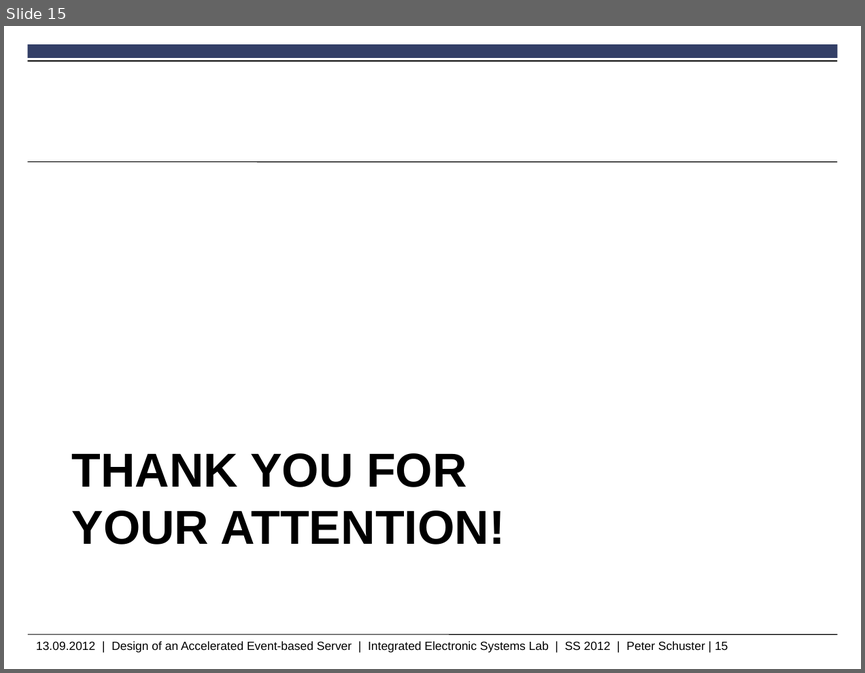
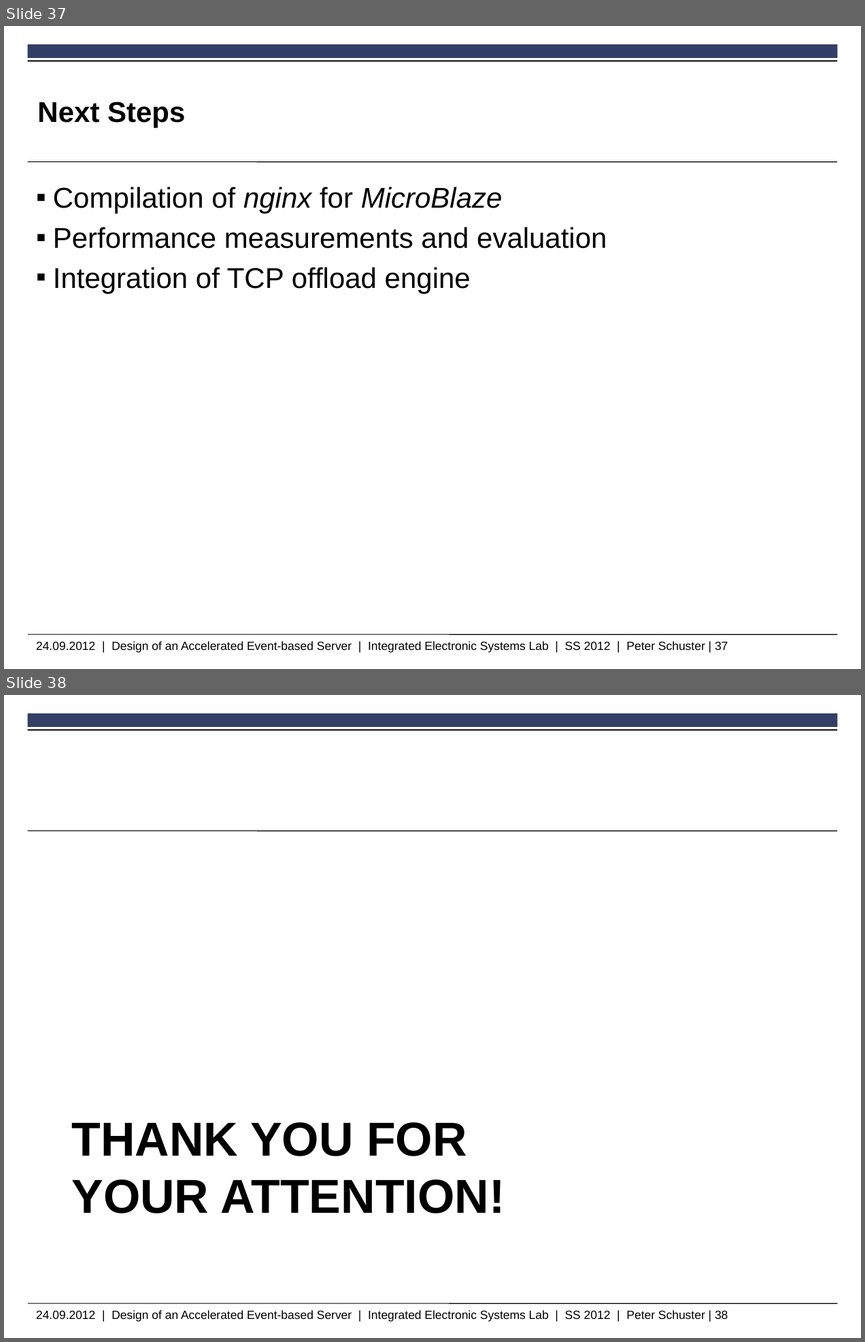
Before and after one commit to peschuster/ies-http-project, a slide deck: IesHttpProject.pptx. Shown one above the other, each under a label of ours: slide 15 before the commit, slides 37 and 38 after it. The pictures are 865x673 and 865x1342 pixels, drawn with LibreOffice and Linux fonts; fonts in the diff are those of the drawing; background and template pictures are left out. Boxes give left, top, right and bottom in pixels: in the first picture for what was removed or moved away, otherwise in the second. Text is boxed around its words. In the diff, an @@ line names an element or a change of style, - is before the commit and + after.

```diff
--- a/IesHttpProject.pptx
+++ b/IesHttpProject.pptx
@@ slide 37 added at [4,26,861,669], background #FFFFFF; not listed: 5 template elements that a slide beside it also shows @@
@@ title added at [37,101,185,128], 24 pt, text #000000, bold @@
+Next Steps
@@ text added at [53,186,606,293], 24 pt, text #000000 @@
+▪ Compilation of nginx for MicroBlaze
+▪ Performance measurements and evaluation
+▪ Integration of TCP offload engine
@@ what was slide 15 is now slide 38 @@
@@ text at [36,1310,728,1321]: text changed @@
-13.09.2012 | Design of an Accelerated Event-based Server | Integrated Electronic Systems Lab | SS 2012 | Peter Schuster | 15
+24.09.2012 | Design of an Accelerated Event-based Server | Integrated Electronic Systems Lab | SS 2012 | Peter Schuster | 38
```
Also in this commit, not shown: 11 slides changed, 23 other slides added, 4 slides removed.
